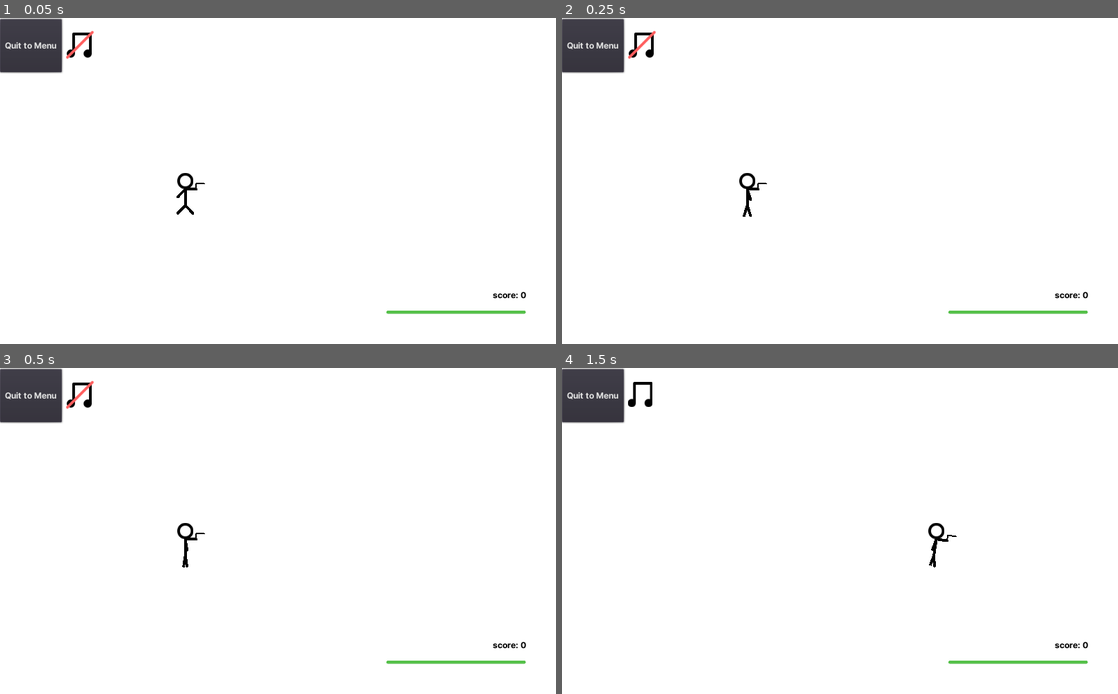
Above: before the commit, frames 1-4 (two rows, left to right).
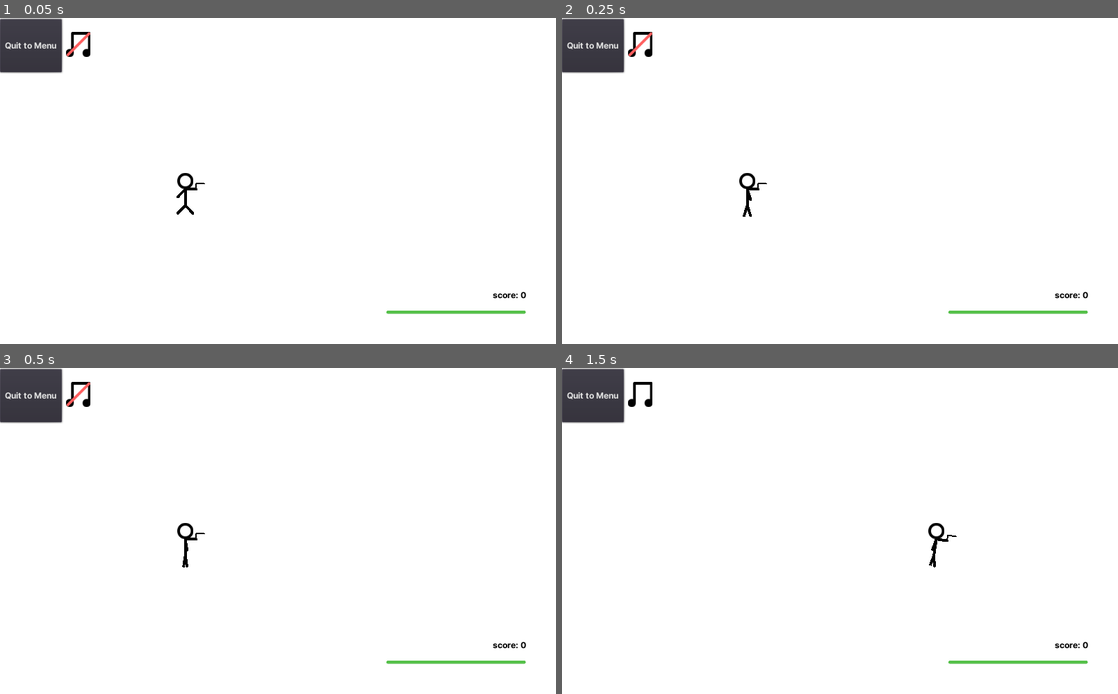
Above: after the commit, the same moments.

Repository: illogicalapple/stickmaniac
Game: Godot game, scene res://Root.tscn
Two runs of this game, one before a commit and one after it. Both use one fixed random seed, a clock stepped at 60 frames per second and the inputs below. Sound files missing from this copy of the repository are replaced by a short silence.
Inputs (mouse positions are in pixels of both pictures, inside the frame that each line leads up to):
- Up to frame 1 (0.05 s): no input
- Up to frame 2 (0.25 s): no input
- Up to frame 3 (0.5 s): no input
- Up to frame 4 (1.5 s): tap Enter at 0.5 s; move the mouse to (962, 514) at 0.52 s; hold Right (ui_right) 0.53-1.25 s; hold Space (pew_pew) 0.53-1.25 s; click (656, 394) at 1.25 s

The runs differ from the first frame. In frame 1, 0.2% of the frame differs, in the area x 11-17%, y 3-13%; in frame 2, 0.2%; in frame 3, 0.2%; in frame 4, nothing differs.

Commit message:
add enemy cap
(10)

Diff:
--- a/enemy/Enemy.gd
+++ b/enemy/Enemy.gd
@@ -5,7 +5,7 @@
 onready var health_bar = $HealthBar
 onready var foreground = health_bar.get("custom_styles/fg")
 
-var drop = preload("drops/laser/Laser.tscn")
+var drops = [ preload("drops/laser/Laser.tscn") ]
 var rng = RandomNumberGenerator.new()
 
 var max_health = 25
@@ -27,7 +27,8 @@
 	target = Vector2(rng.randf_range(-height / 2, height / 2), rng.randf_range(-height / 2, height / 2))
 
 func suicide_bomb():
-	var drop_instance = drop.instance()
+	var drop_instance = drops[randi() % drops.size()].instance()
+	global.enemy_count -= 1
 	drop_instance.position = position
 	get_tree().get_root().add_child(drop_instance) # todo: make it a small chance later
 	emit_signal("coins", value)
--- a/global.gd
+++ b/global.gd
@@ -2,3 +2,4 @@
 
 var song_time = 0
 var music_enabled = false
+var enemy_count = 0
--- a/spawners/Spawner.gd
+++ b/spawners/Spawner.gd
@@ -5,11 +5,15 @@
 var rng = RandomNumberGenerator.new()
 var screen_size
 
+const cap = 10
+
 func _ready():
 	screen_size = get_parent().get_viewport_rect().size
 	rng.randomize()
 
 func timeout():
+	if global.enemy_count >= cap: return
+	global.enemy_count += 1
 	var thing = what_to_spawn.instance()
 	var height = thing.height
 	if rng.randi_range(0, 1) == 0:
--- a/ui/music/stopped.svg
+++ b/ui/music/stopped.svg
@@ -1,8 +1,8 @@
-<svg width="52" height="52" viewBox="0 0 52 52" fill="none" xmlns="http://www.w3.org/2000/svg">
-<circle cx="9.5" cy="42.5" r="7.5" fill="black"/>
-<circle cx="40.5" cy="42.5" r="7.5" fill="black"/>
-<line x1="14.5" y1="6.5" x2="14.5" y2="41.5" stroke="black" stroke-width="5" stroke-linecap="round"/>
-<line x1="45.5" y1="6.5" x2="45.5" y2="41.5" stroke="black" stroke-width="5" stroke-linecap="round" stroke-dasharray="1 1"/>
-<line x1="14.5" y1="6.5" x2="45.5" y2="6.5" stroke="black" stroke-width="5" stroke-linecap="round"/>
-<line x1="3.25127" y1="49.2132" x2="49.2132" y2="3.25126" stroke="#FF5F5F" stroke-width="5" stroke-linecap="round" stroke-dasharray="1 1"/>
+<svg width="46" height="46" viewBox="0 0 46 46" fill="none" xmlns="http://www.w3.org/2000/svg">
+<circle cx="7.5" cy="38.5" r="7.5" fill="black"/>
+<circle cx="38.5" cy="38.5" r="7.5" fill="black"/>
+<line x1="12.5" y1="2.5" x2="12.5" y2="37.5" stroke="black" stroke-width="5" stroke-linecap="round"/>
+<line x1="43.5" y1="2.5" x2="43.5" y2="37.5" stroke="black" stroke-width="5" stroke-linecap="round" stroke-dasharray="1 1"/>
+<line x1="12.5" y1="2.5" x2="43.5" y2="2.5" stroke="black" stroke-width="5" stroke-linecap="round"/>
+<line x1="4" y1="41.8909" x2="42.8909" y2="3" stroke="#FF5F5F" stroke-width="5" stroke-linecap="round" stroke-dasharray="1 1"/>
 </svg>
